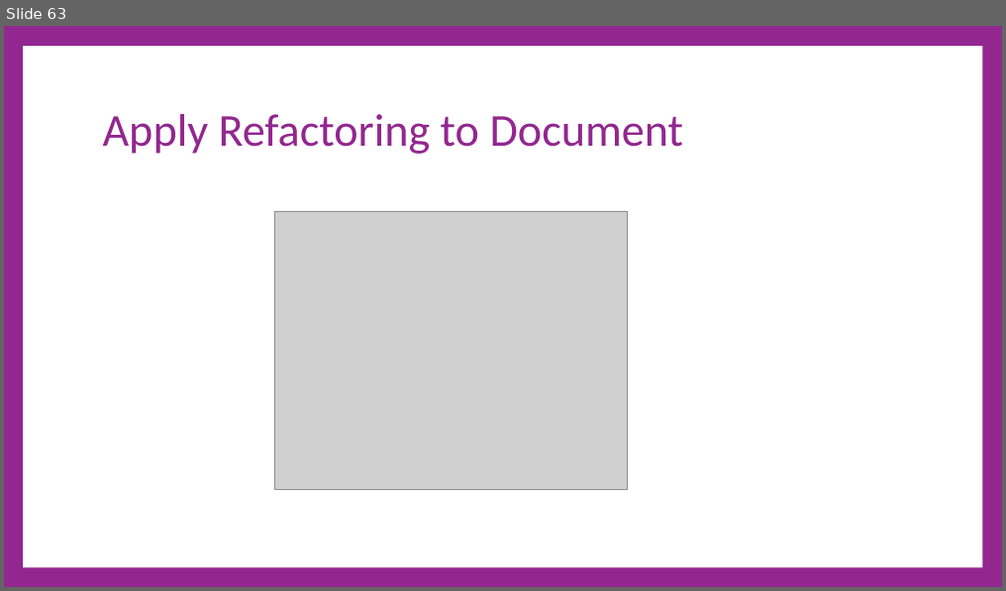
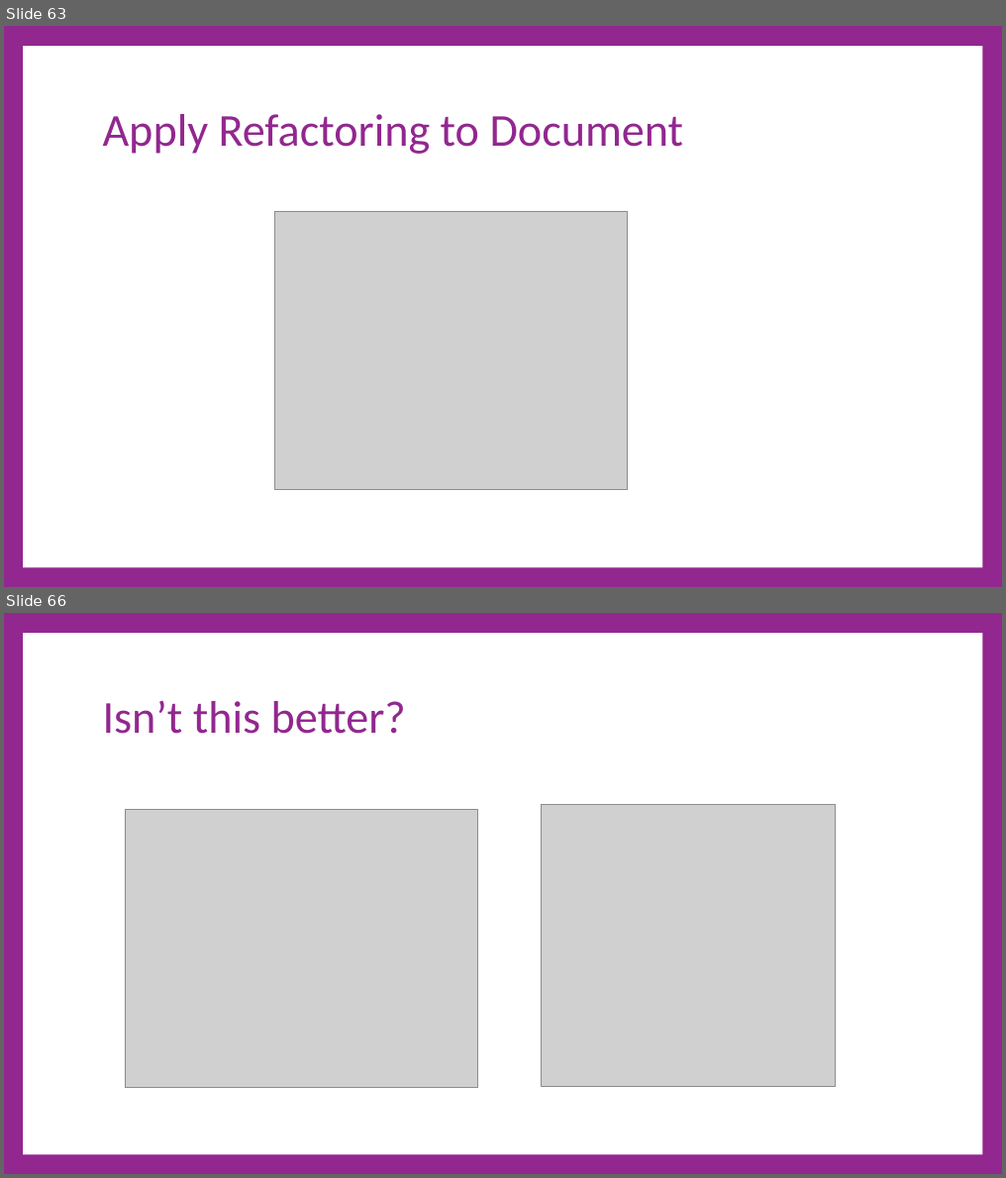
Before and after one commit to cdiggins/cs321, a slide deck: class-notes/cs321-winter-2023-lecture-8-console-app-walkthrough.pptx. Shown one above the other, each under a label of ours: slide 63 before the commit, slides 63 and 66 after it; the slides between them are not shown. The pictures are 1006x591 and 1006x1178 pixels, drawn with LibreOffice and Linux fonts; fonts in the diff are those of the drawing; grey boxes stand for pictures. Boxes give left, top, right and bottom in pixels: in the first picture for what was removed or moved away, otherwise in the second. Text is boxed around its words. In the diff, an @@ line names an element or a change of style, - is before the commit and + after.

```diff
--- a/class-notes/cs321-winter-2023-lecture-8-console-app-walkthrough.pptx
+++ b/class-notes/cs321-winter-2023-lecture-8-console-app-walkthrough.pptx
@@ slide 66 added at box(4, 613, 1002, 1174), background #92278F; not listed: 1 template element that a slide beside it also shows @@
@@ title added at box(103, 700, 406, 734), 66 pt, text #92278F @@
+Isn’t this better?
@@ picture added at box(125, 809, 478, 1087) @@
@@ picture added at box(541, 805, 836, 1087) @@
```
Also in this commit, not shown: 1 slide changed, 13 other slides added, 1 slide removed, 4 other files.
